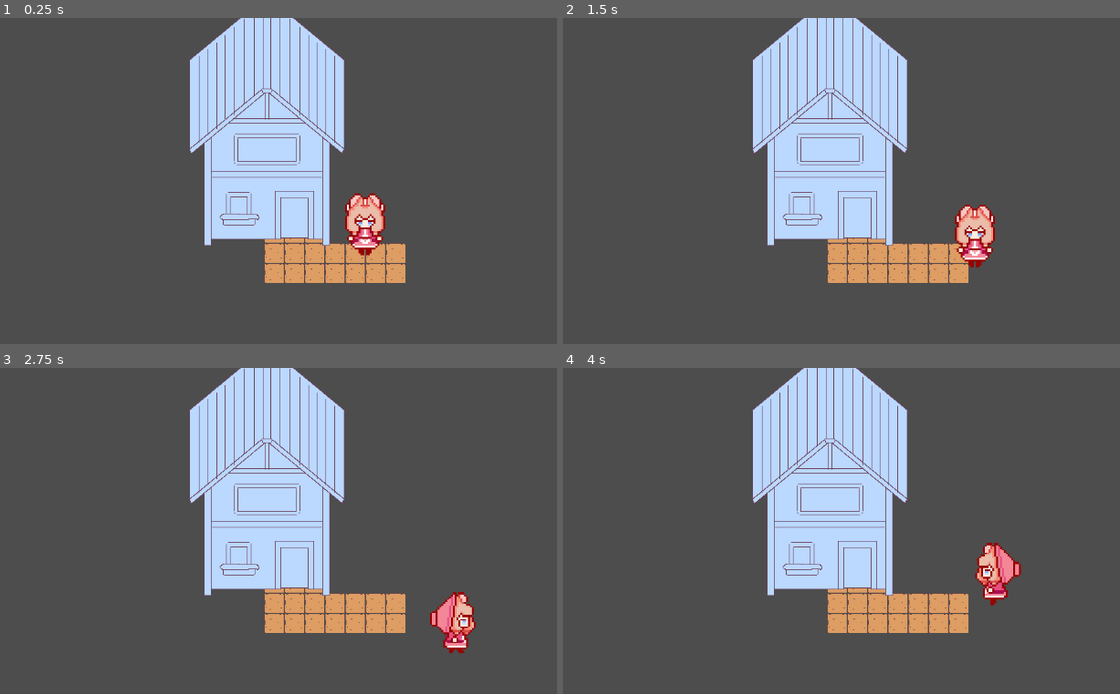
Above: before the commit, frames 1-4 (two rows, left to right).
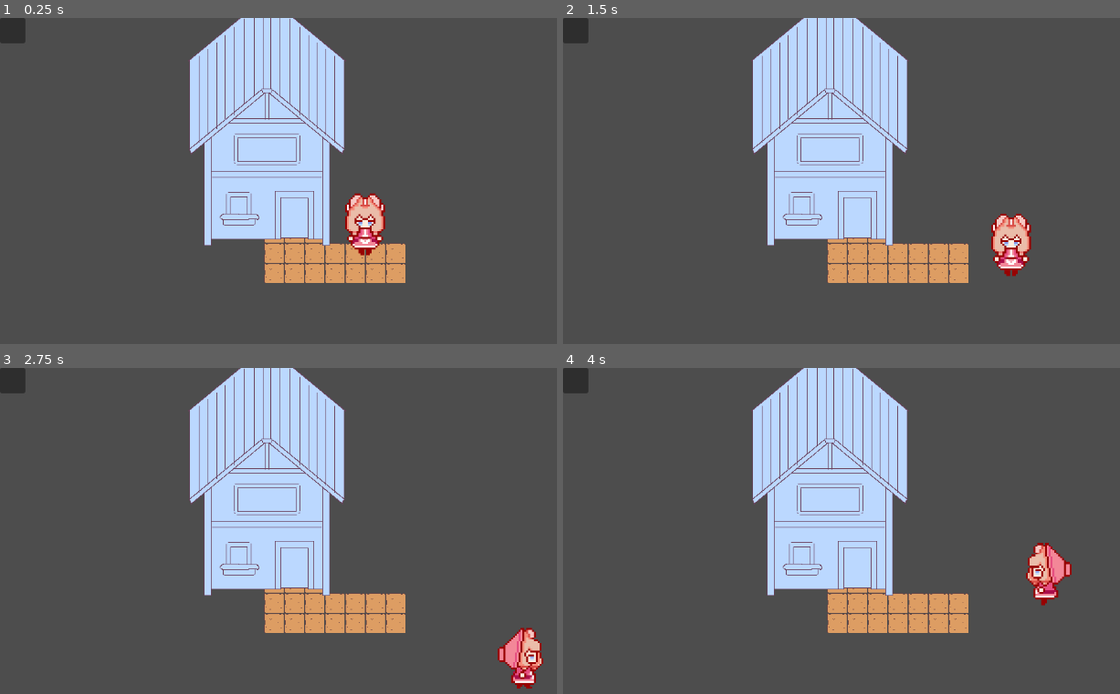
Above: after the commit, the same moments.

Repository: clara0/ApothecaryGame
Game: Godot game, scene res://main.tscn
Two runs of this game, one before a commit and one after it. Both use one fixed random seed, a clock stepped at 60 frames per second and the inputs below.
Inputs:
- Up to frame 1 (0.25 s): no input
- Up to frame 2 (1.5 s): tap Enter at 0.5 s; hold D (right) 0.53-1.28 s; hold S (down) from 1.28 s (still down)
- Up to frame 3 (2.75 s): release S (down) at 2.03 s; hold D (right) from 2.03 s (still down)
- Up to frame 4 (4 s): release D (right) at 2.78 s; hold W (up) 2.78-3.53 s; hold A (left) from 3.53 s (still down)

The runs differ from the first frame. In frame 1, 0.4% of the frame differs, in the area x 0-5%, y 0-8%; in frame 2, 2.5%, in the area x 0-85%, y 0-80%; in frame 3, 2.3%; in frame 4, 2.3%.

Commit message:
initial impl for JSON save format

Diff:
--- a/main.tscn
+++ b/main.tscn
@@ -20,21 +20,19 @@
 texture = ExtResource("3_5454b")
 texture_region_size = Vector2i(32, 32)
 6:0/0 = 0
-6:0/0/physics_layer_0/polygon_0/points = PackedVector2Array(-16, -16, 16, -16, 16, 16, -16, 16)
 7:0/0 = 0
-7:0/0/physics_layer_0/polygon_0/points = PackedVector2Array(-16, -16, 16, -16, 16, 16, -16, 16)
 5:1/0 = 0
-5:1/0/physics_layer_0/polygon_0/points = PackedVector2Array(-16, -16, 16, -16, 16, 16, -16, 16)
+5:1/0/physics_layer_0/polygon_0/points = PackedVector2Array(16, 5.75, 16, 16, 4.125, 16)
 6:1/0 = 0
-6:1/0/physics_layer_0/polygon_0/points = PackedVector2Array(-16, -16, 16, -16, 16, 16, -16, 16)
+6:1/0/physics_layer_0/polygon_0/points = PackedVector2Array(-16, 7, 10.75, -16, 16, -16, 16, 16, -16, 16)
 7:1/0 = 0
-7:1/0/physics_layer_0/polygon_0/points = PackedVector2Array(-16, -16, 16, -16, 16, 16, -16, 16)
+7:1/0/physics_layer_0/polygon_0/points = PackedVector2Array(-16, -16, -1, -16, 16, -1.5, 16, 16, -16, 16)
 8:1/0 = 0
-8:1/0/physics_layer_0/polygon_0/points = PackedVector2Array(-16, -16, 16, -16, 16, 16, -16, 16)
+8:1/0/physics_layer_0/polygon_0/points = PackedVector2Array(-16, -2.125, 5.75, 16, -16, 16)
 4:2/0 = 0
-4:2/0/physics_layer_0/polygon_0/points = PackedVector2Array(-16, -16, 16, -16, 16, 16, -16, 16)
+4:2/0/physics_layer_0/polygon_0/points = PackedVector2Array(16, 1.5, 16, 16, -1.25, 16)
 5:2/0 = 0
-5:2/0/physics_layer_0/polygon_0/points = PackedVector2Array(-16, -16, 16, -16, 16, 16, -16, 16)
+5:2/0/physics_layer_0/polygon_0/points = PackedVector2Array(-16, 1.375, 6, -16, 16, -16, 16, 16, -16, 16)
 6:2/0 = 0
 6:2/0/physics_layer_0/polygon_0/points = PackedVector2Array(-16, -16, 16, -16, 16, 16, -16, 16)
 7:2/0 = 0
@@ -42,9 +40,9 @@
 8:2/0 = 0
 8:2/0/physics_layer_0/polygon_0/points = PackedVector2Array(-16, -16, 16, -16, 16, 16, -16, 16)
 9:2/0 = 0
-9:2/0/physics_layer_0/polygon_0/points = PackedVector2Array(-16, -16, 16, -16, 16, 16, -16, 16)
+9:2/0/physics_layer_0/polygon_0/points = PackedVector2Array(-16, -8.5, 12.125, 16, -16, 16)
 3:3/0 = 0
-3:3/0/physics_layer_0/polygon_0/points = PackedVector2Array(-16, -16, 16, -16, 16, 16, -16, 16)
+3:3/0/physics_layer_0/polygon_0/points = PackedVector2Array(16, -3.375, 16, 16, -6.625, 16)
 4:3/0 = 0
 4:3/0/physics_layer_0/polygon_0/points = PackedVector2Array(-16, -16, 16, -16, 16, 16, -16, 16)
 5:3/0 = 0
@@ -58,9 +56,8 @@
 9:3/0 = 0
 9:3/0/physics_layer_0/polygon_0/points = PackedVector2Array(-16, -16, 16, -16, 16, 16, -16, 16)
 10:3/0 = 0
-10:3/0/physics_layer_0/polygon_0/points = PackedVector2Array(-16, -16, 16, -16, 16, 16, -16, 16)
+10:3/0/physics_layer_0/polygon_0/points = PackedVector2Array(-16, -13.5, 16, 16, -16, 16)
 11:3/0 = 0
-11:3/0/physics_layer_0/polygon_0/points = PackedVector2Array(-16, -16, 16, -16, 16, 16, -16, 16)
 3:4/0 = 0
 3:4/0/physics_layer_0/polygon_0/points = PackedVector2Array(-16, -16, 16, -16, 16, 16, -16, 16)
 4:4/0 = 0
@@ -78,7 +75,6 @@
 10:4/0 = 0
 10:4/0/physics_layer_0/polygon_0/points = PackedVector2Array(-16, -16, 16, -16, 16, 16, -16, 16)
 11:4/0 = 0
-11:4/0/physics_layer_0/polygon_0/points = PackedVector2Array(-16, -16, 16, -16, 16, 16, -16, 16)
 3:5/0 = 0
 3:5/0/physics_layer_0/polygon_0/points = PackedVector2Array(-16, -16, 16, -16, 16, 16, -16, 16)
 4:5/0 = 0
@@ -128,7 +124,7 @@
 10:7/0 = 0
 10:7/0/physics_layer_0/polygon_0/points = PackedVector2Array(-16, -16, 16, -16, 16, 16, -16, 16)
 3:8/0 = 0
-3:8/0/physics_layer_0/polygon_0/points = PackedVector2Array(-16, -16, 16, -16, 16, 16, -16, 16)
+3:8/0/physics_layer_0/polygon_0/points = PackedVector2Array(-5.625, -16, 16, -16, 16, -10.5, -2.125, 5.625, -5.5, -1.5)
 4:8/0 = 0
 4:8/0/physics_layer_0/polygon_0/points = PackedVector2Array(-16, -16, 16, -16, 16, 16, -16, 16)
 5:8/0 = 0
@@ -142,7 +138,7 @@
 9:8/0 = 0
 9:8/0/physics_layer_0/polygon_0/points = PackedVector2Array(-16, -16, 16, -16, 16, 16, -16, 16)
 10:8/0 = 0
-10:8/0/physics_layer_0/polygon_0/points = PackedVector2Array(-16, -16, 16, -16, 16, 16, -16, 16)
+10:8/0/physics_layer_0/polygon_0/points = PackedVector2Array(-16, -16, 16, -16, 16, 6.625, -7.25, -13.75, -7.375, 16, -16, 16)
 4:9/0 = 0
 4:9/0/physics_layer_0/polygon_0/points = PackedVector2Array(-16, -16, 16, -16, 16, 16, -16, 16)
 5:9/0 = 0
@@ -156,7 +152,6 @@
 9:9/0 = 0
 9:9/0/physics_layer_0/polygon_0/points = PackedVector2Array(-16, -16, 16, -16, 16, 16, -16, 16)
 10:9/0 = 0
-10:9/0/physics_layer_0/polygon_0/points = PackedVector2Array(-16, -16, 16, -16, 16, 16, -16, 16)
 4:10/0 = 0
 4:10/0/physics_layer_0/polygon_0/points = PackedVector2Array(-16, -16, 16, -16, 16, 16, -16, 16)
 5:10/0 = 0
@@ -170,7 +165,6 @@
 9:10/0 = 0
 9:10/0/physics_layer_0/polygon_0/points = PackedVector2Array(-16, -16, 16, -16, 16, 16, -16, 16)
 10:10/0 = 0
-10:10/0/physics_layer_0/polygon_0/points = PackedVector2Array(-16, -16, 16, -16, 16, 16, -16, 16)
 4:11/0 = 0
 4:11/0/physics_layer_0/polygon_0/points = PackedVector2Array(-16, -16, 16, -16, 16, 16, -16, 16)
 5:11/0 = 0
@@ -180,11 +174,9 @@
 7:11/0 = 0
 7:11/0/physics_layer_0/polygon_0/points = PackedVector2Array(-16, -16, 16, -16, 16, 16, -16, 16)
 8:11/0 = 0
-8:11/0/physics_layer_0/polygon_0/points = PackedVector2Array(-16, -16, 16, -16, 16, 16, -16, 16)
 9:11/0 = 0
 9:11/0/physics_layer_0/polygon_0/points = PackedVector2Array(-16, -16, 16, -16, 16, 16, -16, 16)
 10:11/0 = 0
-10:11/0/physics_layer_0/polygon_0/points = PackedVector2Array(-16, -16, 16, -16, 16, 16, -16, 16)
 4:12/0 = 0
 4:12/0/physics_layer_0/polygon_0/points = PackedVector2Array(-16, -16, 16, -16, 16, 16, -16, 16)
 5:12/0 = 0
@@ -194,17 +186,12 @@
 7:12/0 = 0
 7:12/0/physics_layer_0/polygon_0/points = PackedVector2Array(-16, -16, 16, -16, 16, 16, -16, 16)
 8:12/0 = 0
-8:12/0/physics_layer_0/polygon_0/points = PackedVector2Array(-16, -16, 16, -16, 16, 16, -16, 16)
 9:12/0 = 0
 9:12/0/physics_layer_0/polygon_0/points = PackedVector2Array(-16, -16, 16, -16, 16, 16, -16, 16)
 10:12/0 = 0
-10:12/0/physics_layer_0/polygon_0/points = PackedVector2Array(-16, -16, 16, -16, 16, 16, -16, 16)
 4:13/0 = 0
-4:13/0/physics_layer_0/polygon_0/points = PackedVector2Array(-16, -16, 16, -16, 16, 16, -16, 16)
 9:13/0 = 0
-9:13/0/physics_layer_0/polygon_0/points = PackedVector2Array(-16, -16, 16, -16, 16, 16, -16, 16)
 10:13/0 = 0
-10:13/0/physics_layer_0/polygon_0/points = PackedVector2Array(-16, -16, 16, -16, 16, 16, -16, 16)
 
 [sub_resource type="TileSet" id="TileSet_lfmil"]
 tile_size = Vector2i(32, 32)
@@ -213,6 +200,12 @@
 
 [node name="Main" type="Node2D"]
 
+[node name="Menu" type="CanvasLayer" parent="."]
+
+[node name="Panel" type="Panel" parent="Menu"]
+offset_right = 40.0
+offset_bottom = 40.0
+
 [node name="Camera2D" type="Camera2D" parent="."]
 
 [node name="Player" parent="." instance=ExtResource("1_goqnc")]
--- a/project.godot
+++ b/project.godot
@@ -14,6 +14,14 @@
 run/main_scene="res://main.tscn"
 config/features=PackedStringArray("4.3", "Forward Plus")
 config/icon="res://icon.svg"
+
+[autoload]
+
+Persist="*res://singletons/persist.gd"
+
+[global_group]
+
+Persist=""
 
 [input]
 
--- a/scenes/player/player.gd
+++ b/scenes/player/player.gd
@@ -13,27 +13,22 @@
 var _curr_anim: Anim = Anim.IDLE
 
 var direction: Vector2 = Vector2.ZERO
-@export var speed: int = 100
+@export var speed: int = 175
 
-var save_file_path = "user://save/"
-var save_file_name = "player_save.tres"
-var data = player_data.new()
 
-func _ready() -> void:
-	verify_save_dir(save_file_path)
+func save() -> Dictionary:
+	var player_data = {
+		"file" = get_scene_file_path(),
+		"x" = position.x,
+		"y" = position.y,
+		"anim" = "idle",
+	}
+	return player_data
 
-func verify_save_dir(path : String):
-	DirAccess.make_dir_absolute(path)
-
-func load_data() -> void:
-	data = ResourceLoader.load(save_file_path + save_file_name).duplicate(true)
-	self.position = data.position
-	_animation_player.play("RESET")
-	print("Loaded successfully!")
-
-func save() -> void:
-	ResourceSaver.save(data, save_file_path + save_file_name)
-	print("Saved successfully!")
+func load(data : Dictionary):
+	position.x = data["x"]
+	position.y = data["y"]
+	_animation_player.play(data["anim"])
 
 # runs once per frame
 func _process(_delta):
@@ -51,12 +46,11 @@
 		_curr_anim = Anim.RIGHT if x > 0 else Anim.LEFT
 
 	_animation_player.play(_anim_states[_curr_anim])
-	data.update_position(self.position)
 
 	if Input.is_action_just_pressed("save"):
 		save()
-	elif Input.is_action_just_pressed("load"):
-		load_data()
+	#elif Input.is_action_just_pressed("load"):
+		#load()
 
 # runs 60 times each second
 func _physics_process(_delta):
--- a/scenes/player/player.tscn
+++ b/scenes/player/player.tscn
@@ -103,7 +103,7 @@
 "right_walk": SubResource("Animation_mcv52")
 }
 
-[node name="Player" type="CharacterBody2D"]
+[node name="Player" type="CharacterBody2D" groups=["Persist"]]
 
 [node name="CollisionShape2D" type="CollisionShape2D" parent="."]
 shape = SubResource("CapsuleShape2D_t5orw")
--- /dev/null
+++ b/singletons/persist.gd
@@ -0,0 +1,35 @@
+extends Node
+
+
+func save_game() -> void:
+	var	save_file = FileAccess.open("user://save/game.save", FileAccess.WRITE)
+	var save_nodes : Array = get_tree().get_nodes_in_group("Persist")
+
+	for node : Node in save_nodes:
+		if (!node.has_method("save")):
+			print("No save method found, skipped.")
+
+		var node_data : Dictionary = node.call("save")
+		var json_str = JSON.stringify(node_data)
+		save_file.store_line(json_str)
+
+
+func load_game() -> void:
+	if not FileAccess.file_exists("user://save/game.save"):
+		print("No save file found!")
+		return
+
+	var	save_file = FileAccess.open("user://save/game.save", FileAccess.READ)
+	var save_nodes : Array = get_tree().get_nodes_in_group("Persist")
+
+	for node : Node in save_nodes:
+		var json_str = save_file.get_line()
+		var json = JSON.new()
+		var parse_result = json.parse(json_str)
+
+		if not parse_result == OK:
+			print("JSON Parse Error: ", json.get_error_message(), " in ", json_str, " at line ", json.get_error_line())
+			continue
+
+		var node_data = json.data
+		node.load(node_data)
